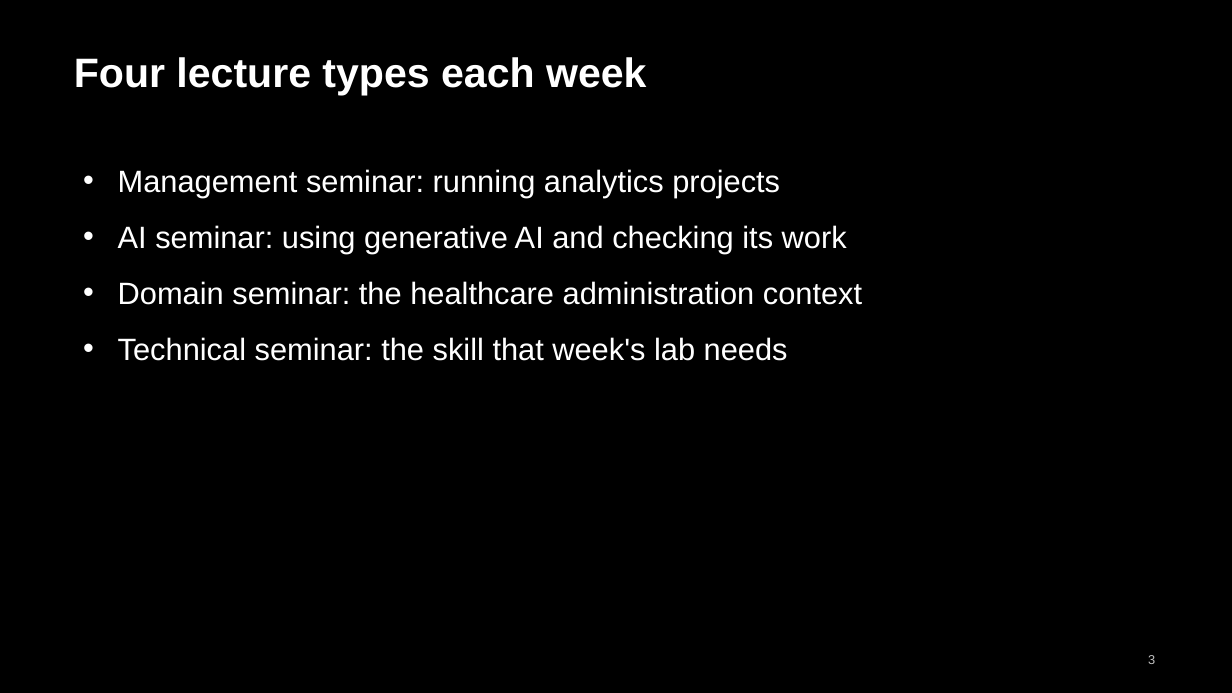
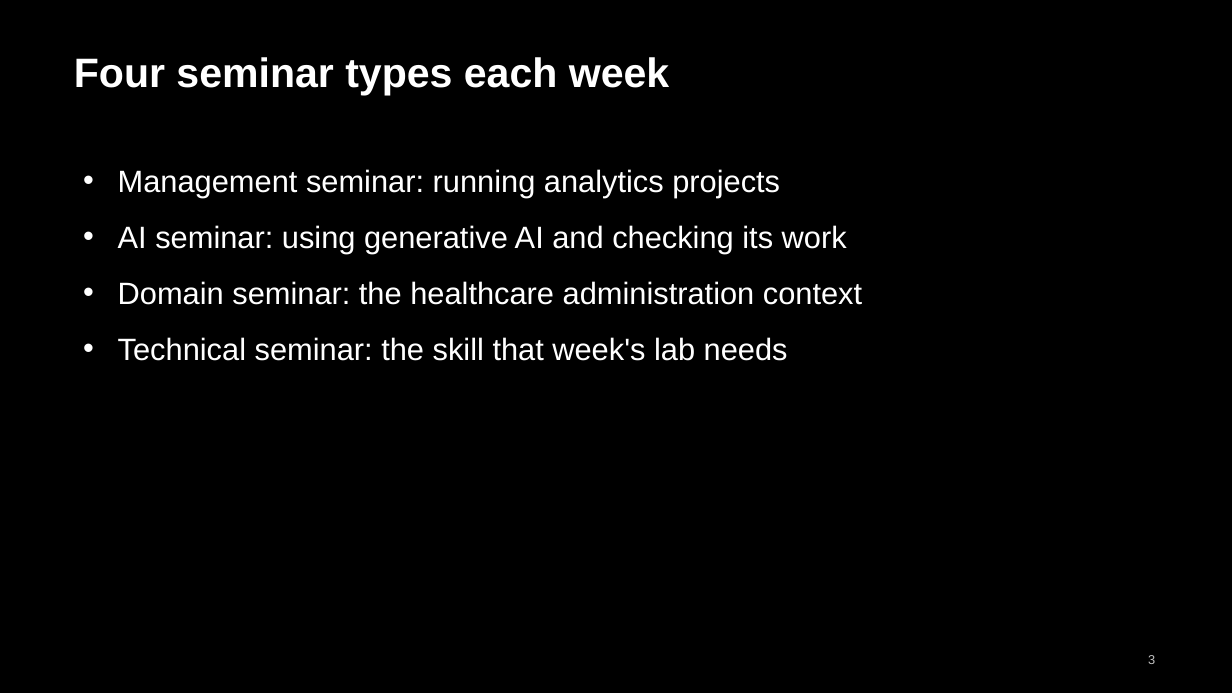
Before and after one commit to andrewcistola/Advanced-Data-Analytics-for-Health-Professionals, a slide deck: slide 3 of management-seminars/week01_course_overview.pptx. Drawn at 1232x693 pixels with LibreOffice and Linux fonts; fonts in the diff are those of the drawing. Boxes give left, top, right and bottom in pixels: in the first picture for what was removed or moved away, otherwise in the second. Text is boxed around its words. In the diff, an @@ line names an element or a change of style, - is before the commit and + after.

```diff
--- a/management-seminars/week01_course_overview.pptx
+++ b/management-seminars/week01_course_overview.pptx
@@ title at (x1=74, y1=57, x2=669, y2=95): text changed @@
-Four lecture types each week
+Four seminar types each week
```
Also in this commit, not shown: 2 other files.
